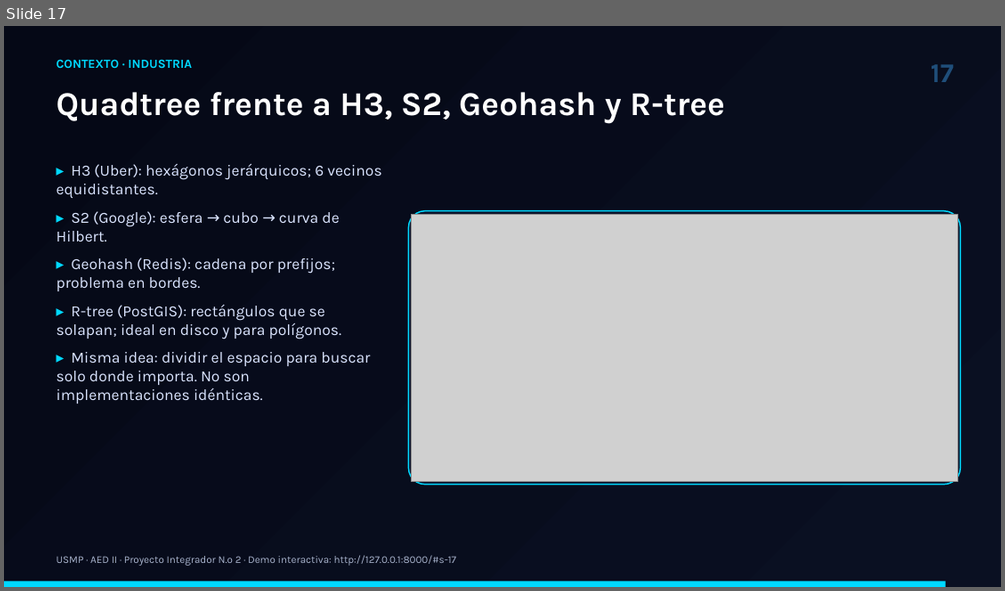
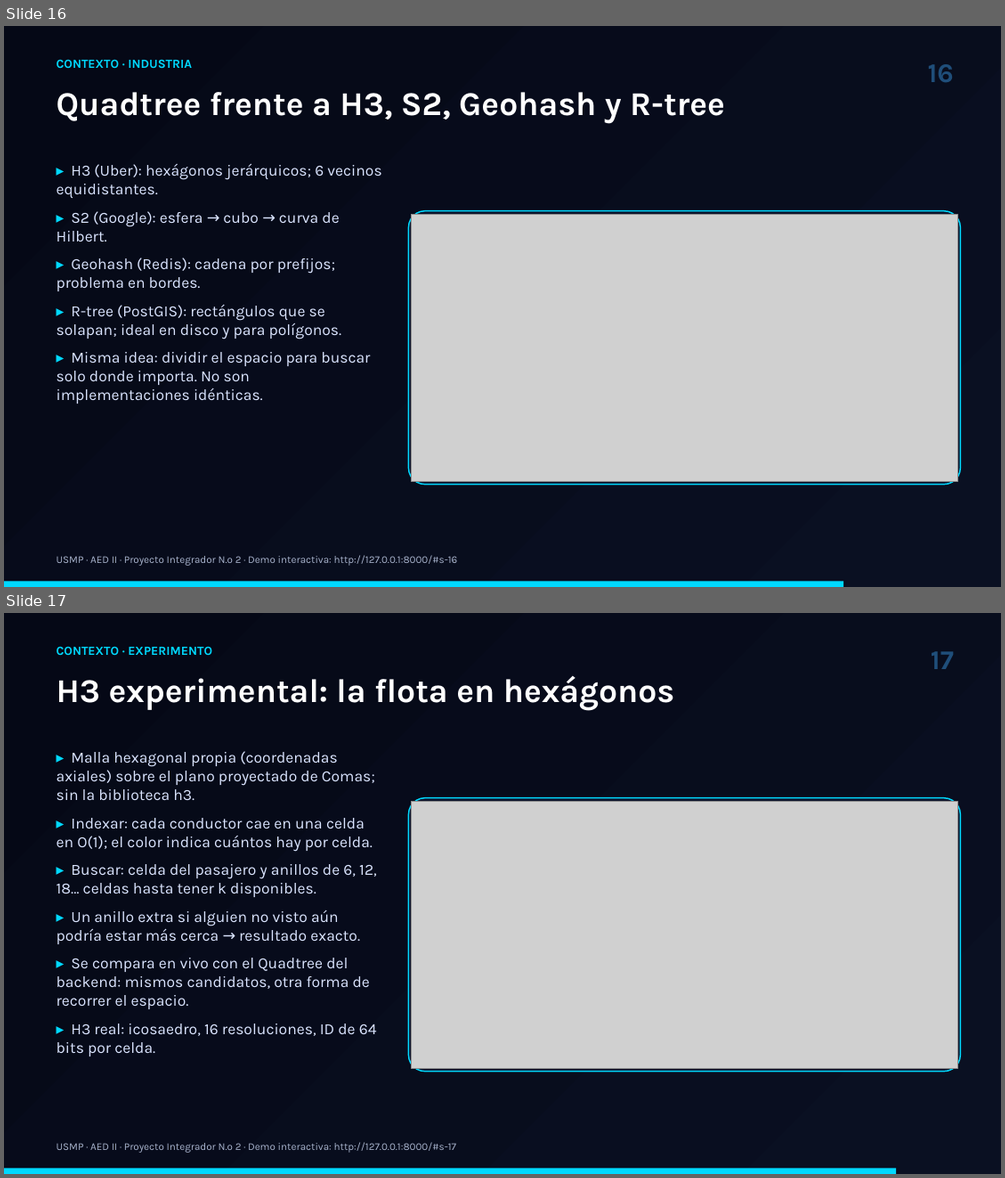
Before and after one commit to Jossesjsj/conductor-cercano-usmp, a slide deck: entregables/Presentacion_Conductor_Cercano_USMP.pptx. Shown one above the other, each under a label of ours: slide 17 before the commit, slides 16 and 17 after it. The pictures are 1005x591 and 1005x1178 pixels, drawn with LibreOffice and Linux fonts; fonts in the diff are those of the drawing; grey boxes stand for pictures. Boxes give left, top, right and bottom in pixels: in the first picture for what was removed or moved away, otherwise in the second. Text is boxed around its words. In the diff, an @@ line names an element or a change of style, - is before the commit and + after.

```diff
--- a/entregables/Presentacion_Conductor_Cercano_USMP.pptx
+++ b/entregables/Presentacion_Conductor_Cercano_USMP.pptx
@@ slide 17 added at (x1=4, y1=613, x2=1001, y2=1174), background gradient #0A1022 to #050816 @@
@@ text added at (x1=57, y1=646, x2=212, y2=655), 12 pt, text #00D9FF, bold @@
+CONTEXTO · EXPERIMENTO
@@ text added at (x1=930, y1=651, x2=954, y2=669), 26 pt, text #1F4E7A, bold @@
+17
@@ text added at (x1=57, y1=675, x2=674, y2=711), 32 pt, text #FFFFFF, bold @@
+H3 experimental: la flota en hexágonos
@@ text added at (x1=57, y1=751, x2=377, y2=1056), 15 pt, text #DBE5FF @@
+▸ Malla hexagonal propia (coordenadas axiales) sobre el plano proyectado de Comas; sin la biblioteca h3.
+▸ Indexar: cada conductor cae en una celda en O(1); el color indica cuántos hay por celda.
+▸ Buscar: celda del pasajero y anillos de 6, 12, 18… celdas hasta tener k disponibles.
+▸ Un anillo extra si alguien no visto aún podría estar más cerca → resultado exacto.
+▸ Se compara en vivo con el Quadtree del backend: mismos candidatos, otra forma de recorrer el espacio.
+▸ H3 real: icosaedro, 16 resoluciones, ID de 64 bits por celda.
@@ rounded rectangle added at (x1=409, y1=798, x2=961, y2=1070), fill #0E162E, outline #00D9FF 1.25 pt @@
@@ picture added at (x1=412, y1=801, x2=957, y2=1068) @@
@@ text added at (x1=57, y1=1142, x2=456, y2=1152), 10 pt, text #A8B3CC @@
+USMP · AED II · Proyecto Integrador N.º 2 · Demo interactiva: http://127.0.0.1:8000/#s-17
@@ rectangle added at (x1=4, y1=1167, x2=896, y2=1174), fill #00D9FF @@
@@ what was slide 17 is now slide 16 @@
@@ slide 16 changed as well @@
@@ text at (x1=928, y1=64, x2=954, y2=82): text changed @@
-17
+16
@@ text at (x1=57, y1=555, x2=458, y2=565): text changed @@
-USMP · AED II · Proyecto Integrador N.º 2 · Demo interactiva: http://127.0.0.1:8000/#s-17
+USMP · AED II · Proyecto Integrador N.º 2 · Demo interactiva: http://127.0.0.1:8000/#s-16
@@ rectangle resized from (x1=4, y1=580, x2=946, y2=587) to (x1=4, y1=580, x2=844, y2=587) @@
```
Also in this commit, not shown: 16 other slides changed, 1 other slide added, 1 slide removed, 38 other files.
